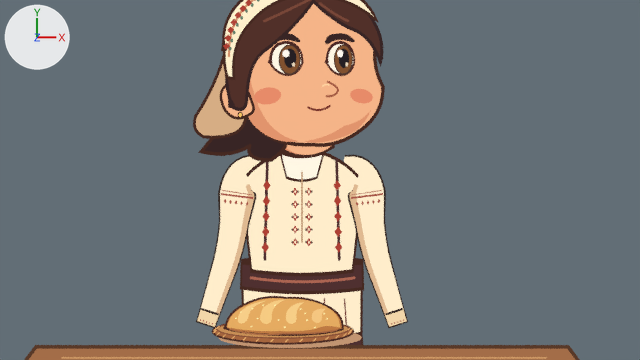
The Blender file experiments/cleopa-painea/scenes/mama-gest-paine.blend: old version first, new version second.
Before and after are seen from the file's camera 'Orthographic camera'. Lighting does not change. The marker at upper left points along +X, +Y and +Z. The picture after the commit comes second.

Names of what the first picture shows: 'Masă de lemn', 'Mânecă, umăr și manșetă · L', 'Mânecă, umăr și manșetă · R', 'Round scored bread', 'Woven loaf platter', 'mother / Eye open · L', 'mother / Eye open · R', 'mother / Face', 'mother / Front hair', 'mother / Hair silhouette', 'mother / Lower tunic and waist', 'mother / Shirt and clothing panels' and 7 more.
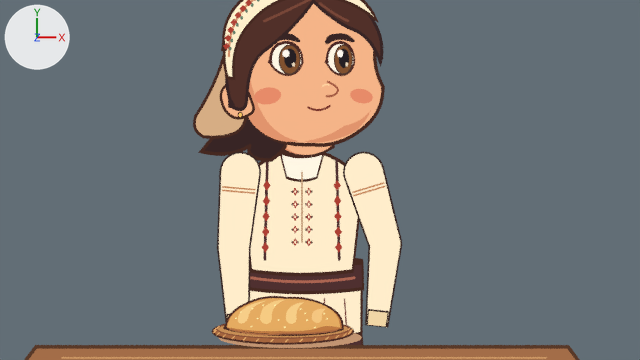
Pixel boxes (x1, y1, x2, y2) of what changed, in the pictures (640 x 360 px):
```json
{"object": "Mânecă · L", "change": "added", "after": [343, 152, 402, 328], "faces in mat_ink_ffedcb (beige #ffedcb)": [345, 153, 400, 328], "faces in mat_ink_3a2925 (brown #3a2925)": [343, 152, 402, 328], "faces in mat_ink_f1d6a6 (beige #f1d6a6)": [368, 311, 388, 326]}
{"object": "Mânecă · R", "change": "added", "after": [217, 152, 261, 322], "faces in mat_ink_ffedcb (beige #ffedcb)": [219, 153, 259, 316], "faces in mat_ink_3a2925 (brown #3a2925)": [217, 152, 261, 322]}
{"object": "Mânecă, umăr și manșetă · L", "change": "deleted", "before": [344, 155, 408, 328], "faces in mat_ink_ffedcb (beige #ffedcb)": [344, 156, 403, 312], "faces in mat_ink_dfb991 (beige #dfb991)": [350, 184, 388, 314], "faces in mat_ink_372a24 (brown #372a24)": [345, 155, 408, 328], "faces in mat_ink_f2d6a9 (beige #f2d6a9)": [385, 310, 407, 327]}
{"object": "Mânecă, umăr și manșetă · R", "change": "deleted", "before": [196, 155, 260, 328], "faces in mat_ink_ffedcb (beige #ffedcb)": [201, 157, 260, 312], "faces in mat_ink_dfb991 (beige #dfb991)": [216, 184, 254, 314], "faces in mat_ink_372a24 (brown #372a24)": [196, 155, 256, 328], "faces in mat_ink_f2d6a9 (beige #f2d6a9)": [197, 310, 219, 327]}
```

Edits to the scene script, one JSON object a line:
```json
{"op": "add", "block": "mat_ink_c68659", "code": ["mat_ink_c68659 = emission_material('Ink c68659')", "mat_ink_c68659.base_color = (0.565, 0.238, 0.0999)  # orange #c68659"]}
{"op": "add", "block": "mat_ink_f1d6a6", "code": ["mat_ink_f1d6a6 = emission_material('Ink f1d6a6')", "mat_ink_f1d6a6.base_color = (0.88, 0.672, 0.381)  # beige #f1d6a6"]}
{"op": "add", "block": "mat_ink_3a2925", "code": ["mat_ink_3a2925 = emission_material('Ink 3a2925')", "mat_ink_3a2925.base_color = (0.0423, 0.0222, 0.0185)  # brown #3a2925"]}
{"op": "add", "block": "me_mânecă___l", "code": ["me_mânecă___l = bpy.data.meshes.new('Mânecă · L')", "me_mânecă___l.from_pydata(...)  # 128 vertices, 12 faces; spans x 0.41..1.0, y -0.1..1.66, z 0.6..0.65", "# faces by material slot: [5, 4, 1, 2]", "me_mânecă___l.materials.append(mat_ink_3a2925)  # brown #3a2925", "me_mânecă___l.materials.append(mat_ink_ffedcb)  # beige #ffedcb", "me_mânecă___l.materials.append(mat_ink_f1d6a6)  # beige #f1d6a6", "me_mânecă___l.materials.append(mat_ink_c68659)  # orange #c68659"]}
{"op": "add", "block": "me_mânecă___r", "code": ["me_mânecă___r = bpy.data.meshes.new('Mânecă · R')", "me_mânecă___r.from_pydata(...)  # 128 vertices, 12 faces; spans x -0.85..-0.41, y -0.12..1.66, z 0.6..0.65", "# faces by material slot: [5, 4, 1, 2]", "me_mânecă___r.materials.append(mat_ink_3a2925)  # brown #3a2925", "me_mânecă___r.materials.append(mat_ink_ffedcb)  # beige #ffedcb", "me_mânecă___r.materials.append(mat_ink_f1d6a6)  # beige #f1d6a6", "me_mânecă___r.materials.append(mat_ink_c68659)  # orange #c68659"]}
{"op": "remove", "block": "ob_mânecă__umăr_și_manșetă___r", "code": ["ob_mânecă__umăr_și_manșetă___r = bpy.data.objects.new('Mânecă, umăr și manșetă · R', me_mânecă_desenată_continuu)", "ob_mânecă__umăr_și_manșetă___r.location = (0.0, 1.872, 0.0)", "ob_mânecă__umăr_și_manșetă___r.scale = (1.0, 1.0, 0.5)"]}
{"op": "remove", "block": "ob_mânecă__umăr_și_manșetă___l", "code": ["ob_mânecă__umăr_și_manșetă___l = bpy.data.objects.new('Mânecă, umăr și manșetă · L', me_mânecă_desenată_continuu_001)", "ob_mânecă__umăr_și_manșetă___l.location = (0.0, 1.872, 0.0)", "ob_mânecă__umăr_și_manșetă___l.scale = (1.0, 1.0, 0.5)"]}
{"op": "add", "block": "ob_mânecă___l", "code": ["ob_mânecă___l = bpy.data.objects.new('Mânecă · L', me_mânecă___l)", "ob_mânecă___l.location = (0.0, 1.872, 0.0)", "ob_mânecă___l.scale = (1.0, 1.0, 0.5)"]}
{"op": "add", "block": "ob_mânecă___r", "code": ["ob_mânecă___r = bpy.data.objects.new('Mânecă · R', me_mânecă___r)", "ob_mânecă___r.location = (0.0, 1.872, 0.0)", "ob_mânecă___r.scale = (1.0, 1.0, 0.5)"]}
```
